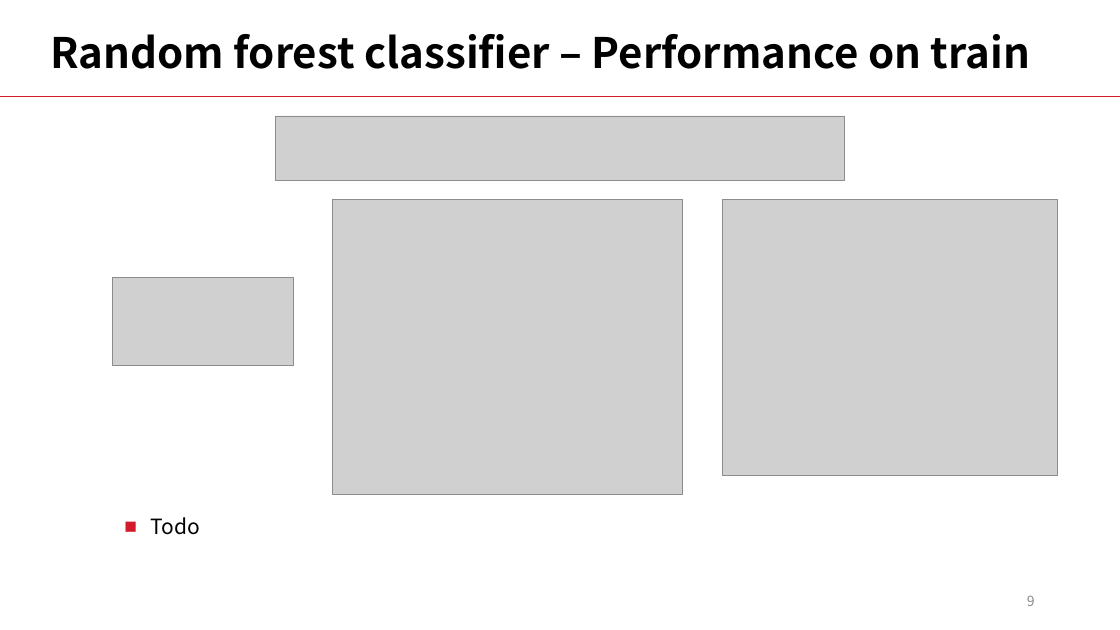
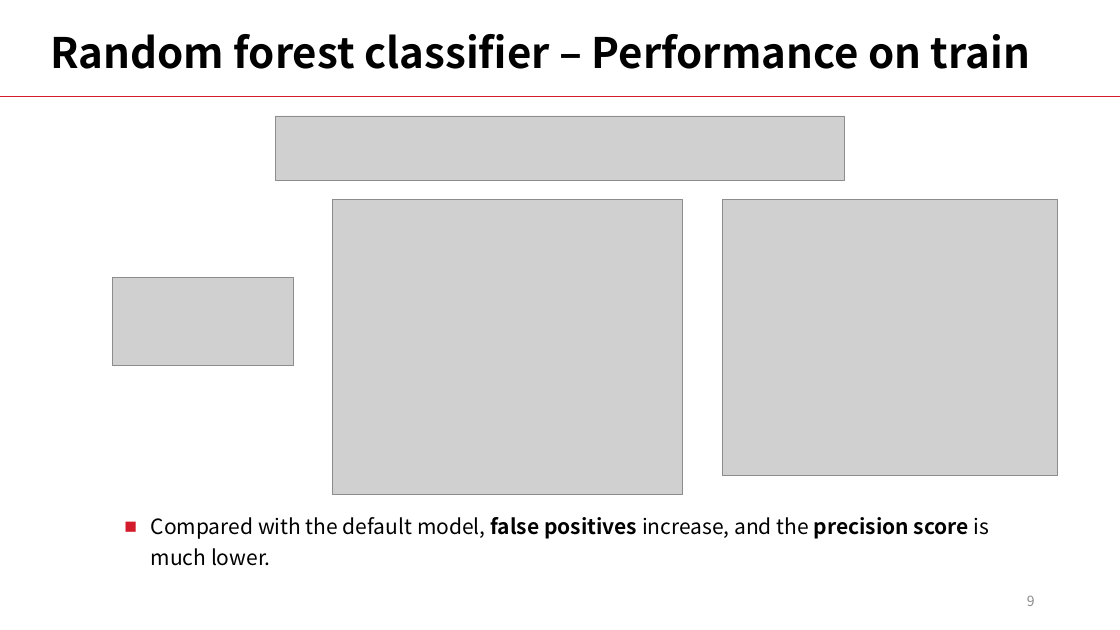
Before and after one commit to LiyangSong/Advertisement-CTR-Prediction, a slide deck: slide 9 of submissions/phase3/stepvi.pptx. Drawn at 1120x630 pixels with LibreOffice and Linux fonts; fonts in the diff are those of the drawing; grey boxes stand for pictures. Boxes give left, top, right and bottom in pixels: in the first picture for what was removed or moved away, otherwise in the second. Text is boxed around its words. In the diff, an @@ line names an element or a change of style, - is before the commit and + after.

```diff
--- a/submissions/phase3/stepvi.pptx
+++ b/submissions/phase3/stepvi.pptx
@@ text at [151, 517, 990, 566]: text changed @@
-■ Todo
+■ Compared with the default model, false positives increase, and the precision score is much lower.
```
Also in this commit, not shown: 17 other slides changed, 4 slides removed.
